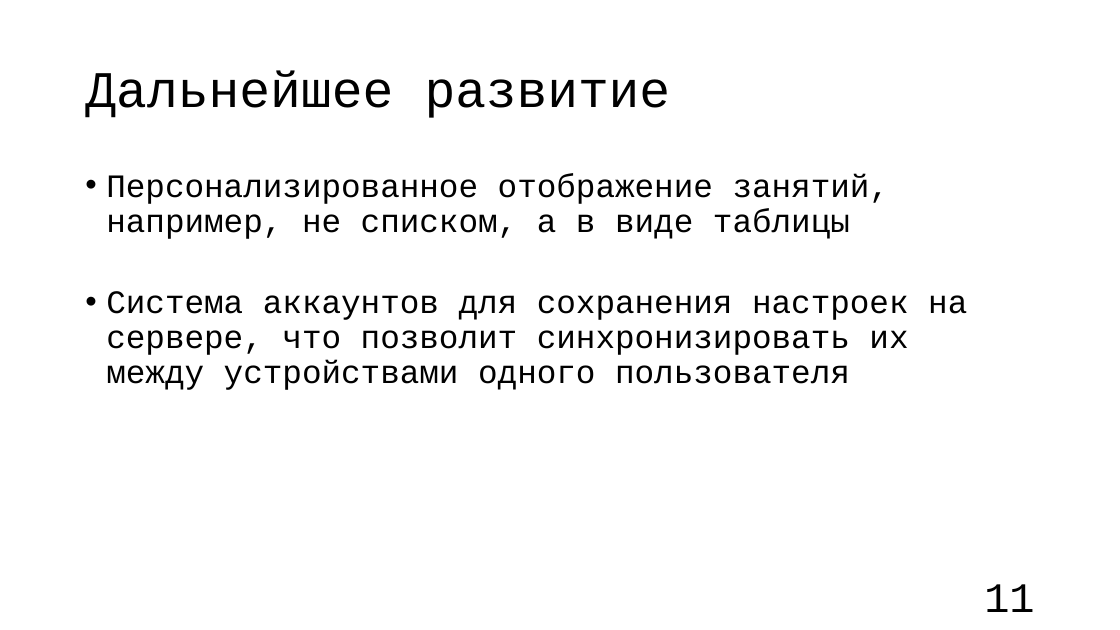
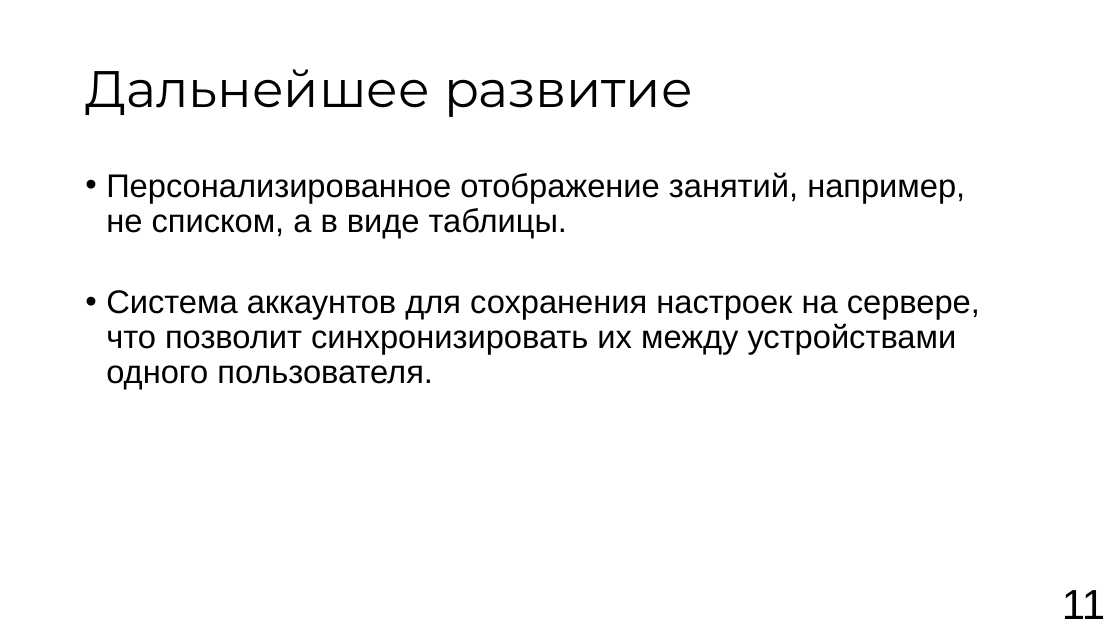
Before and after one commit to vafeenHub/VSU-scientific-activities_6-7-8-semester, a slide deck: slide 11 of Vafeen_3_61_presentation.pptx. Drawn at 1120x630 pixels with LibreOffice and Linux fonts; fonts in the diff are those of the drawing. Boxes give left, top, right and bottom in pixels: in the first picture for what was removed or moved away, otherwise in the second. Text is boxed around its words. In the diff, an @@ line names an element or a change of style, - is before the commit and + after.

```diff
--- a/Vafeen_3_61_presentation.pptx
+++ b/Vafeen_3_61_presentation.pptx
@@ title "Дальнейшее развитие" at bbox=[85, 69, 693, 117]: font Courier New to Montserrat @@
@@ text at bbox=[106, 172, 980, 389]: text changed; font Courier New to Arial @@
-• Персонализированное отображение занятий, например, не списком, а в виде таблицы
-• Система аккаунтов для сохранения настроек на сервере, что позволит синхронизировать их между устройствами одного пользователя
+• Персонализированное отображение занятий, например, не списком, а в виде таблицы.
+• Система аккаунтов для сохранения настроек на сервере, что позволит синхронизировать их между устройствами одного пользователя.
@@ text "11": place and size @@
-text "11" at bbox=[984, 584, 1034, 612]
+text "11" at bbox=[1062, 590, 1105, 619]
@@ text "11" at bbox=[1062, 590, 1105, 619]: font Courier New to Arial @@
```
Also in this commit, not shown: 11 other slides changed, 1 slide added, 1 slide removed, 1 other file.
